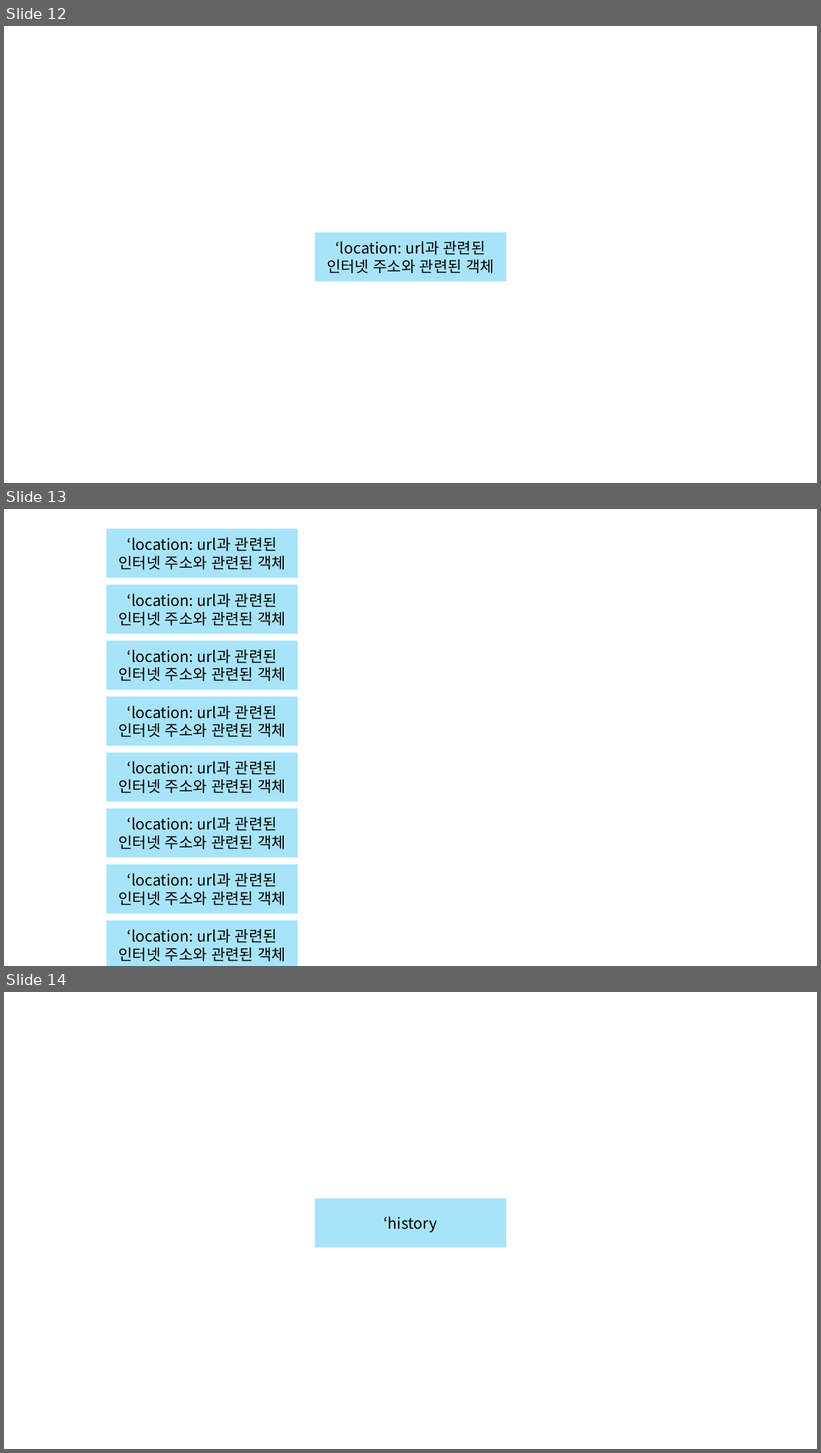
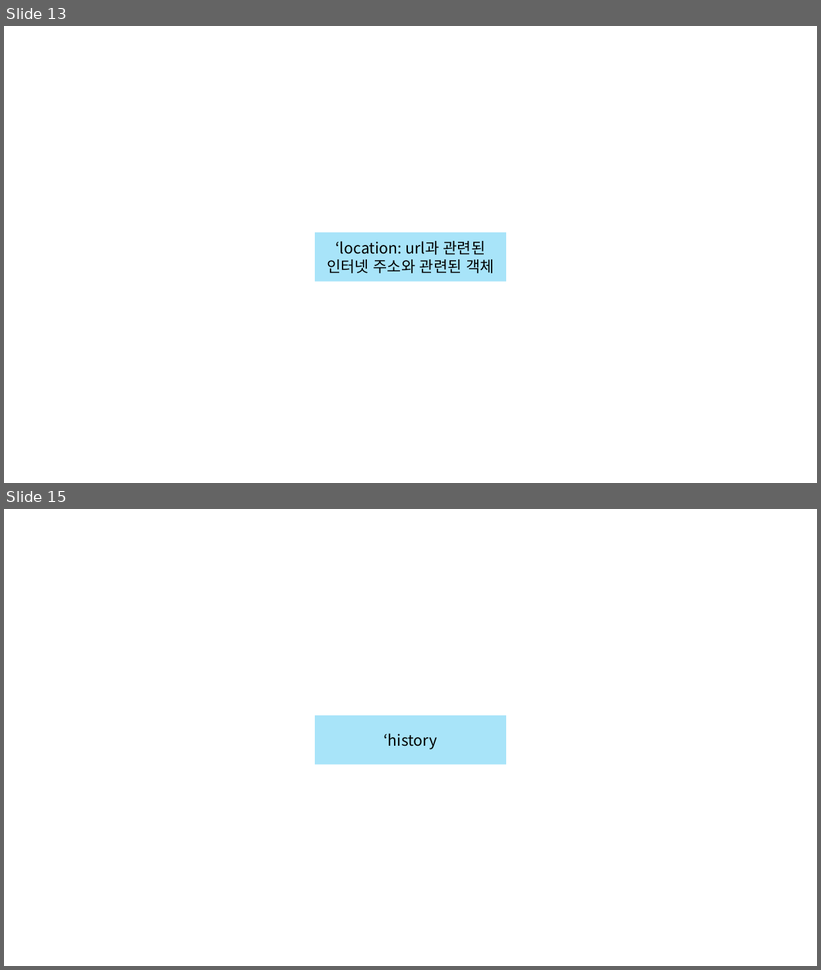
Before and after one commit to Linea89kr/classSIAT, a slide deck: 99. Lecture note in ppt/13. BOM2.pptx. Shown one above the other, each under a label of ours: slides 12, 13 and 14 before the commit, slides 13 and 15 after it; the slides between them are not shown. The pictures are 821x1453 and 821x970 pixels, drawn with LibreOffice and Linux fonts; fonts in the diff are those of the drawing. Boxes give left, top, right and bottom in pixels: in the first picture for what was removed or moved away, otherwise in the second. Text is boxed around its words. In the diff, an @@ line names an element or a change of style, - is before the commit and + after.

```diff
--- a/99. Lecture note in ppt/13. BOM2.pptx
+++ b/99. Lecture note in ppt/13. BOM2.pptx
@@ slide 13 removed at box(4, 509, 817, 966), background #FFFFFF @@
@@ rectangle removed at box(106, 529, 298, 578) @@
-‘location: url과 관련된 인터넷 주소와 관련된 객체
@@ rectangle removed at box(106, 585, 298, 634) @@
-‘location: url과 관련된 인터넷 주소와 관련된 객체
@@ rectangle removed at box(106, 641, 298, 690) @@
-‘location: url과 관련된 인터넷 주소와 관련된 객체
@@ rectangle removed at box(106, 697, 298, 747) @@
-‘location: url과 관련된 인터넷 주소와 관련된 객체
@@ rectangle removed at box(106, 753, 298, 803) @@
-‘location: url과 관련된 인터넷 주소와 관련된 객체
@@ rectangle removed at box(106, 809, 298, 858) @@
-‘location: url과 관련된 인터넷 주소와 관련된 객체
@@ rectangle removed at box(106, 865, 298, 914) @@
-‘location: url과 관련된 인터넷 주소와 관련된 객체
@@ rectangle removed at box(106, 921, 298, 966) @@
-‘location: url과 관련된 인터넷 주소와 관련된 객체
@@ what was slide 12 is now slide 13 @@
@@ what was slide 14 is now slide 15 @@
```
Also in this commit, not shown: 13 slides added, 6 other files.
